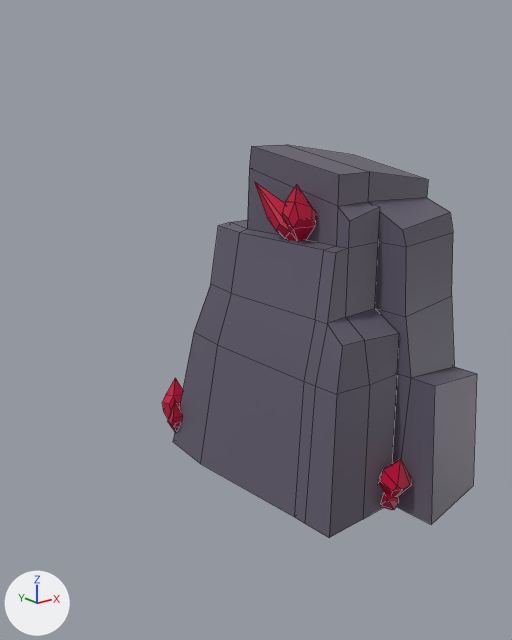
Before and after pictures for a commit that changed the FBX model VolcanoGJ2020/Assets/Scenes/GameArt_scenes/assets/Minerai01.fbx.
The view is the same before and after, from a 50 mm lens placed at (-0.72, -1.71, 1.3), pointed at (0.67, 0.04, 0.6). Arrows for +X, +Y and +Z are at lower left; the lights stay in place. Mesh edges are drawn as thin lines. Where no turn or scale is listed for an object, it has been applied to the vertices.

Objects in the first picture: 'Minerai01'.
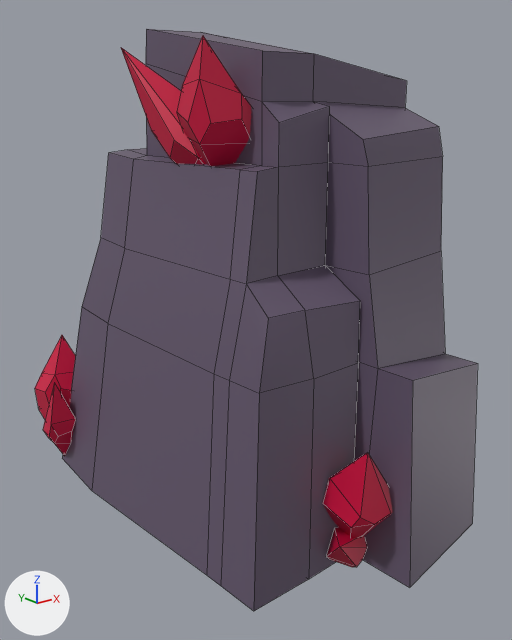
Diff of the bpy script that builds the scene:
```diff
--- a/VolcanoGJ2020/Assets/Scenes/GameArt_scenes/assets/Minerai01.fbx.py
+++ b/VolcanoGJ2020/Assets/Scenes/GameArt_scenes/assets/Minerai01.fbx.py
@@ me_mesh @@
 me_mesh.from_pydata(...)  # 285 vertices, 298 faces; spans x -0.418..0.418, y -0.521..0.521, z -0.002..1.145
 # used by ob_minerai01; location = (0.988, -0.002, 0.0)
+# me_mesh part 1: the loose piece of 17 vertices spanning x -0.418..-0.364, y 0.411..0.467, z 0.048..0.205 is scaled about its middle by 2.07, then moved by (-0.135, 0.111, 0.068)
+# me_mesh part 2: the loose piece of 17 vertices spanning x -0.405..-0.318, y 0.433..0.521, z 0.038..0.258 is scaled about its middle by 2.07, then moved by (-0.103, 0.152, 0.092)
+# me_mesh part 3: the loose piece of 17 vertices spanning x -0.293..-0.196, y -0.086..0.073, z 0.819..1.046 is scaled about its middle by 1.94, then moved by (-0.073, 0.015, 0.278)
+# me_mesh part 4: the loose piece of 16 vertices spanning x -0.138..-0.045, y -0.448..-0.348, z 0.005..0.222 is scaled about its middle by 1.95, then moved by (-0.025, -0.119, 0.091)
+# me_mesh part 5: the loose piece of 16 vertices spanning x -0.143..-0.048, y -0.419..-0.352, z 0.0..0.079 is scaled about its middle by 1.95, then moved by (-0.03, -0.107, 0.02)
+# me_mesh part 6: the loose piece of 17 vertices spanning x -0.291..-0.201, y -0.137..-0.032, z 0.839..1.051 is scaled about its middle by 1.94, then moved by (-0.075, -0.059, 0.289)
+# me_mesh part 7: the loose piece of 100 vertices spanning x -0.399..0.418, y -0.521..0.462, z -0.002..1.145 is scaled about the mesh origin by 1.3
 me_mesh.materials.append(mat_text_minerai_cris01)
@@ ob_minerai01 @@
 ob_minerai01 = bpy.data.objects.new('Minerai01', me_mesh)
-ob_minerai01.location = (0.988, -0.002, 0.0)
+ob_minerai01.location = (0.707, -0.002, 0.0)
```

Changed parts and their boxes [x1, y1, x2, y2] in the pictures (512 x 640 px; the box of a moved part takes in the faces that stretch with it):
'Minerai01', reshaped, moved (41% wider, 48% taller)
    before: [163, 145, 477, 538]
    after: [35, 29, 478, 611]
part 1 of me_mesh, moved or reshaped
    before: [168, 401, 182, 432]
    after: [43, 383, 76, 456]
part 2 of me_mesh, moved or reshaped
    before: [163, 378, 183, 418]
    after: [35, 335, 75, 419]
part 3 of me_mesh, moved or reshaped
    before: [254, 181, 298, 241]
    after: [121, 48, 206, 165]
part 4 of me_mesh, moved or reshaped
    before: [379, 459, 411, 497]
    after: [323, 453, 392, 538]
part 5 of me_mesh, moved or reshaped
    before: [380, 492, 399, 510]
    after: [326, 528, 367, 567]
part 6 of me_mesh, moved or reshaped
    before: [282, 185, 316, 241]
    after: [177, 36, 251, 166]
part 7 of me_mesh, moved or reshaped
    before: [173, 145, 477, 538]
    after: [62, 29, 478, 611]
